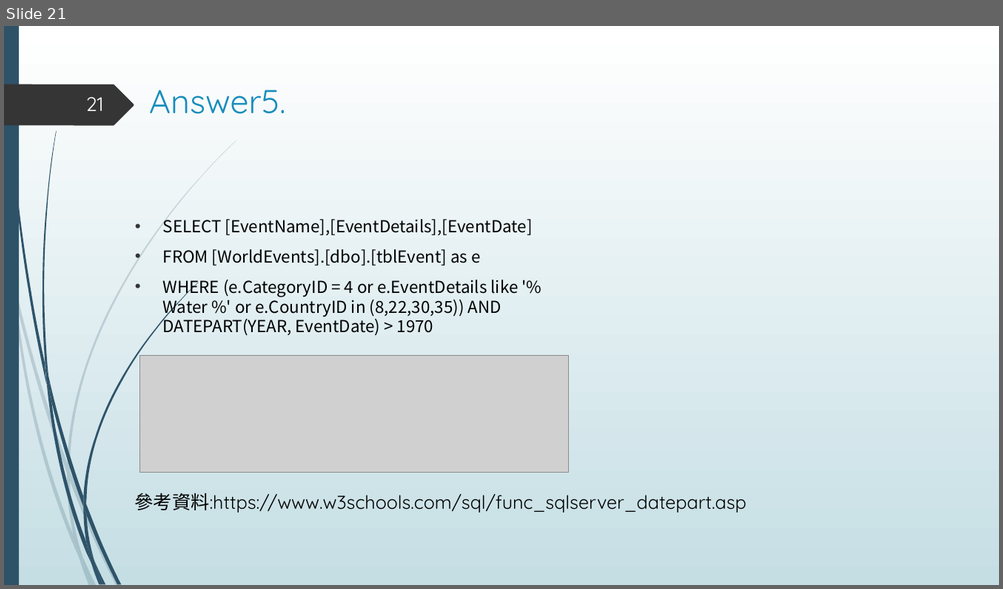
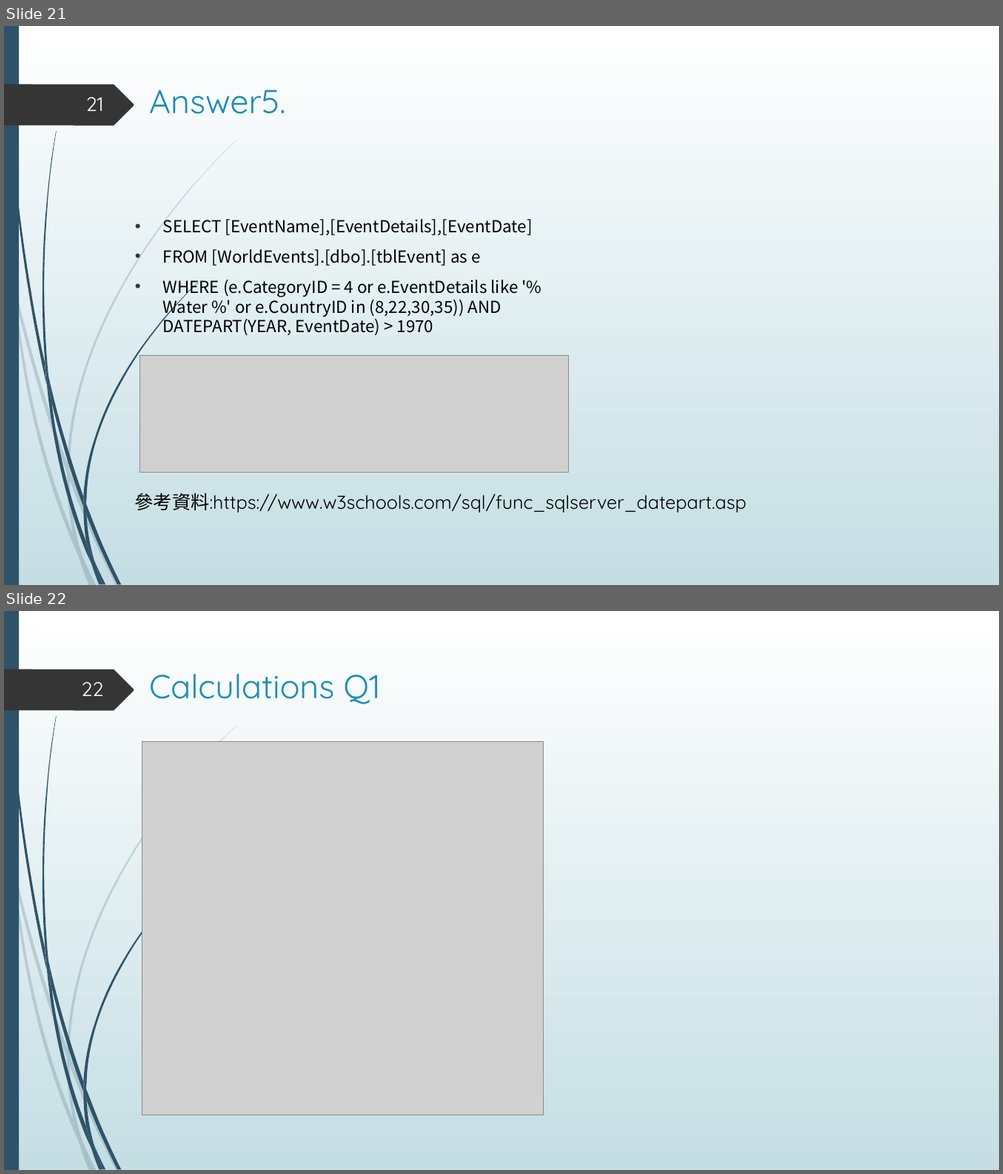
Before and after one commit to hsu0808/mssql-learning-2023-summer, a slide deck: sql answer.pptx. Shown one above the other, each under a label of ours: slide 21 before the commit, slides 21 and 22 after it. The pictures are 1003x589 and 1003x1174 pixels, drawn with LibreOffice and Linux fonts; fonts in the diff are those of the drawing; grey boxes stand for pictures. Boxes give left, top, right and bottom in pixels: in the first picture for what was removed or moved away, otherwise in the second. Text is boxed around its words. In the diff, an @@ line names an element or a change of style, - is before the commit and + after.

```diff
--- a/sql answer.pptx
+++ b/sql answer.pptx
@@ slide 22 added at [4, 611, 999, 1170], background gradient #FFFFFF to #C5DEE5; not listed: 24 template elements that a slide beside it also shows @@
@@ title added at [149, 674, 381, 704], 32 pt, text #178DBB @@
+Calculations Q1
@@ page number added at [81, 682, 103, 696], 19 pt, text #FEFFFF @@
+22
@@ picture added at [142, 741, 543, 1115] @@
```
Also in this commit, not shown: 15 other slides added.
